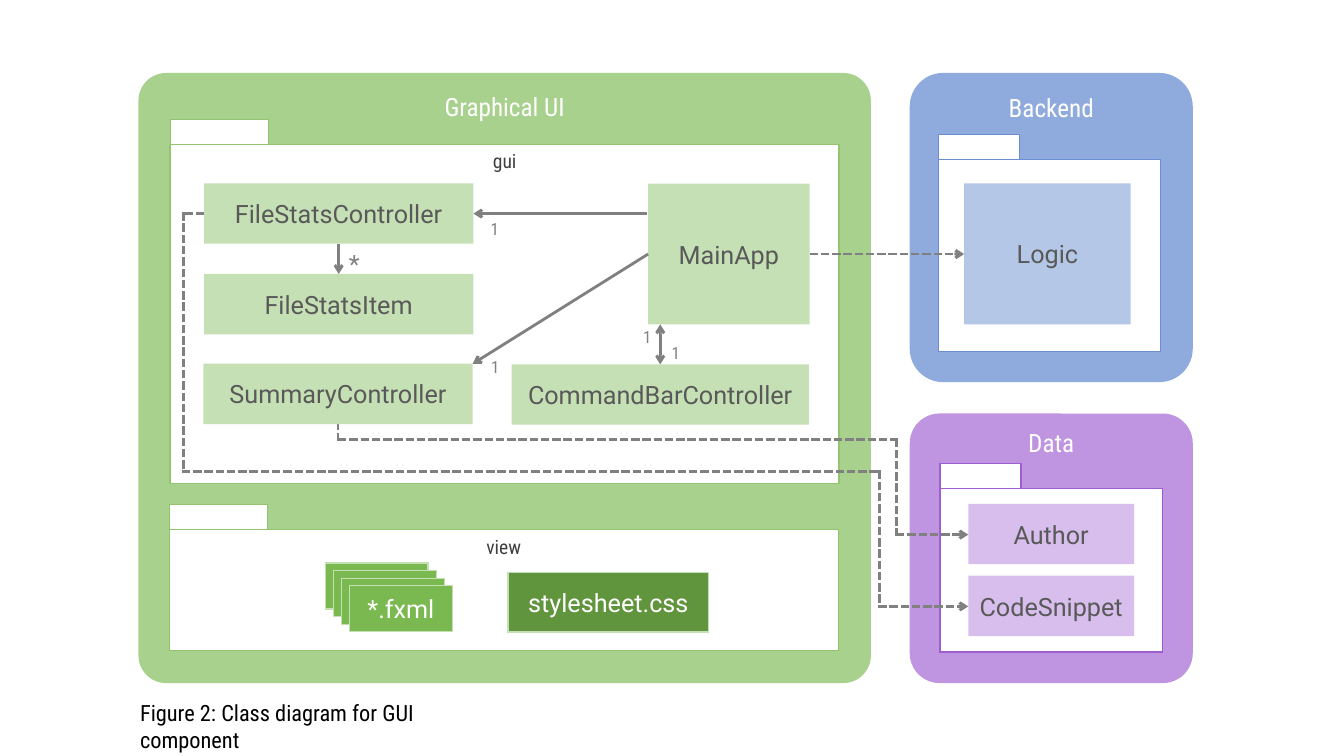
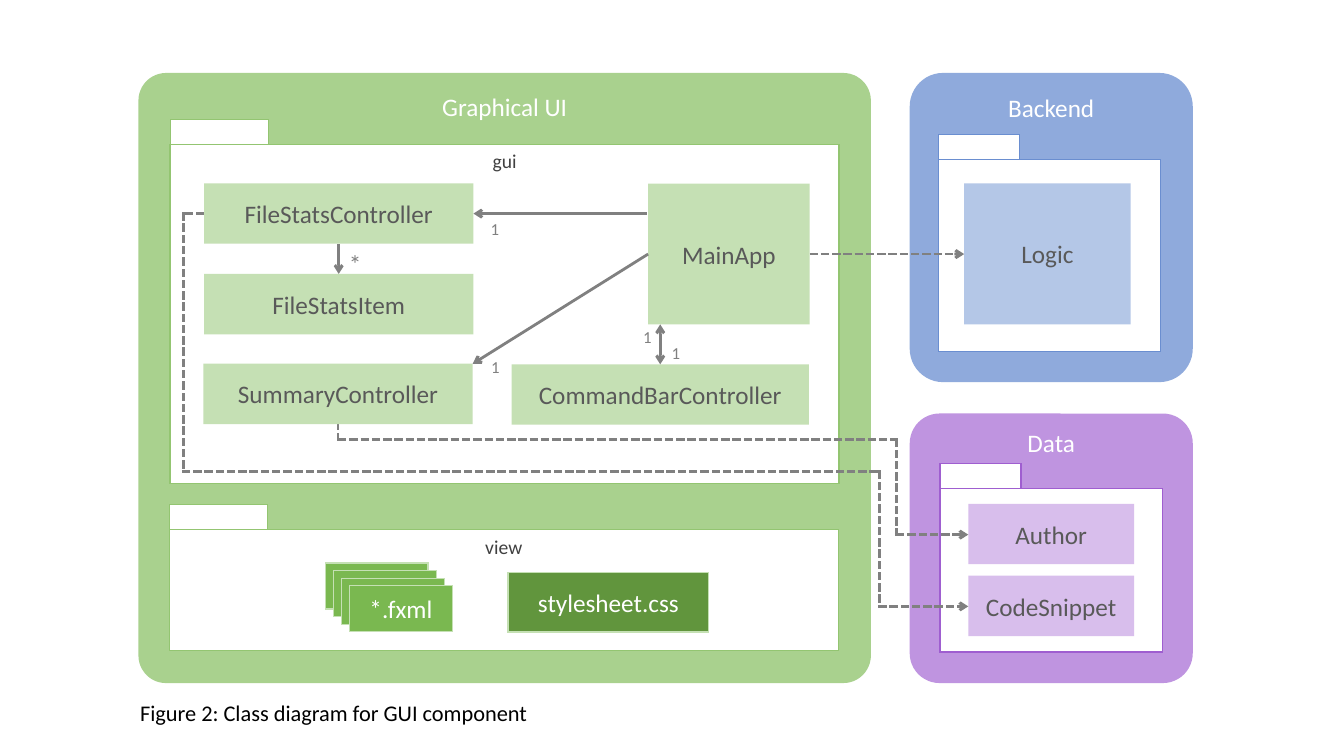
Before and after one commit to se-edu/collate, a slide deck: slide 2 of docs/Diagrams.pptx. Drawn at 1344x756 pixels with LibreOffice and Linux fonts; fonts in the diff are those of the drawing. Boxes give left, top, right and bottom in pixels: in the first picture for what was removed or moved away, otherwise in the second. Text is boxed around its words. In the diff, an @@ line names an element or a change of style, - is before the commit and + after.

```diff
--- a/docs/Diagrams.pptx
+++ b/docs/Diagrams.pptx
@@ font Roboto Condensed to Calibri in 11 elements at [910,413,1194,683], [138,73,871,683], [170,144,840,483], [169,530,839,650], [910,73,1194,382], [672,348,680,359], [491,362,499,373], [491,224,499,235], [643,332,651,343], [140,705,527,725], [339,244,376,284] @@
@@ font Roboto to Calibri in 13 elements at [648,184,810,325], [512,364,810,424], [204,364,473,424], [204,274,473,335], [204,184,473,244], [326,564,429,610], [334,571,437,617], [342,579,445,625], [350,586,453,632], [508,573,709,632], [965,184,1131,325], [969,504,1134,565], [969,576,1134,636] @@
```
Also in this commit, not shown: 5 other slides changed, 8 other files.
